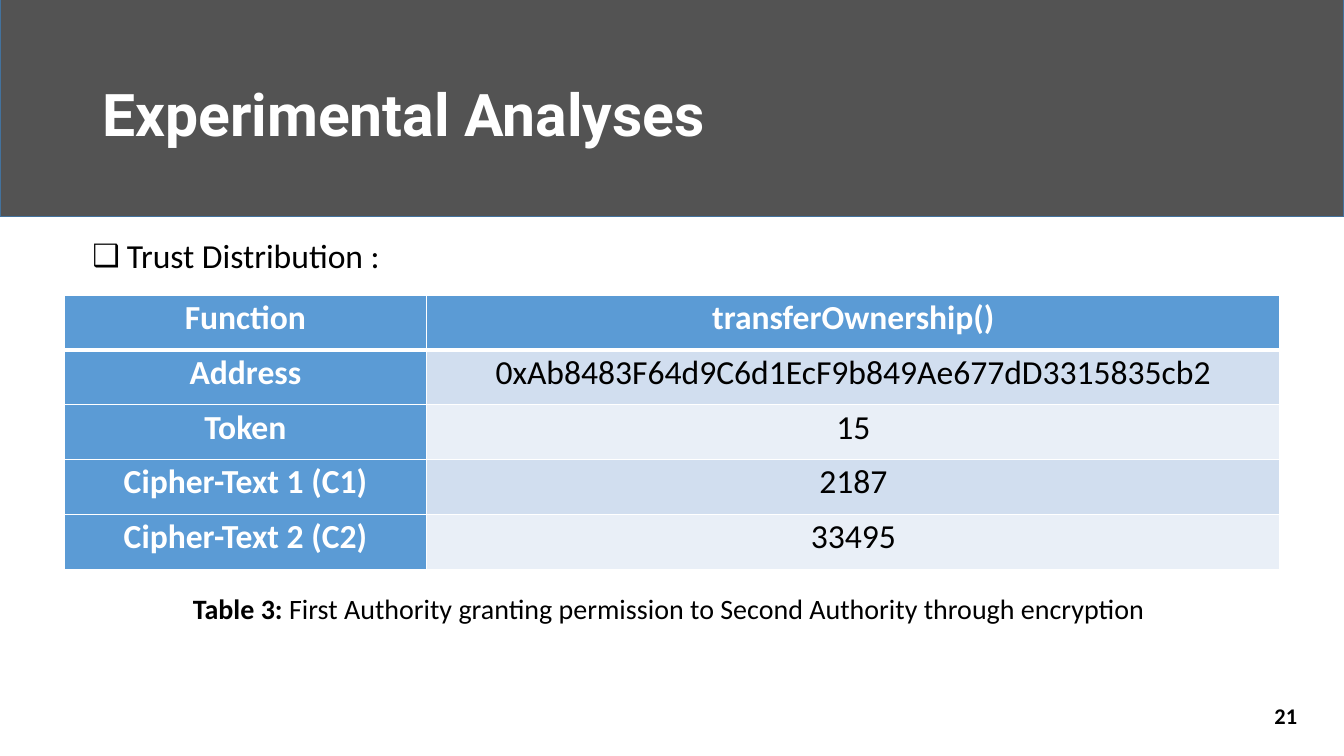
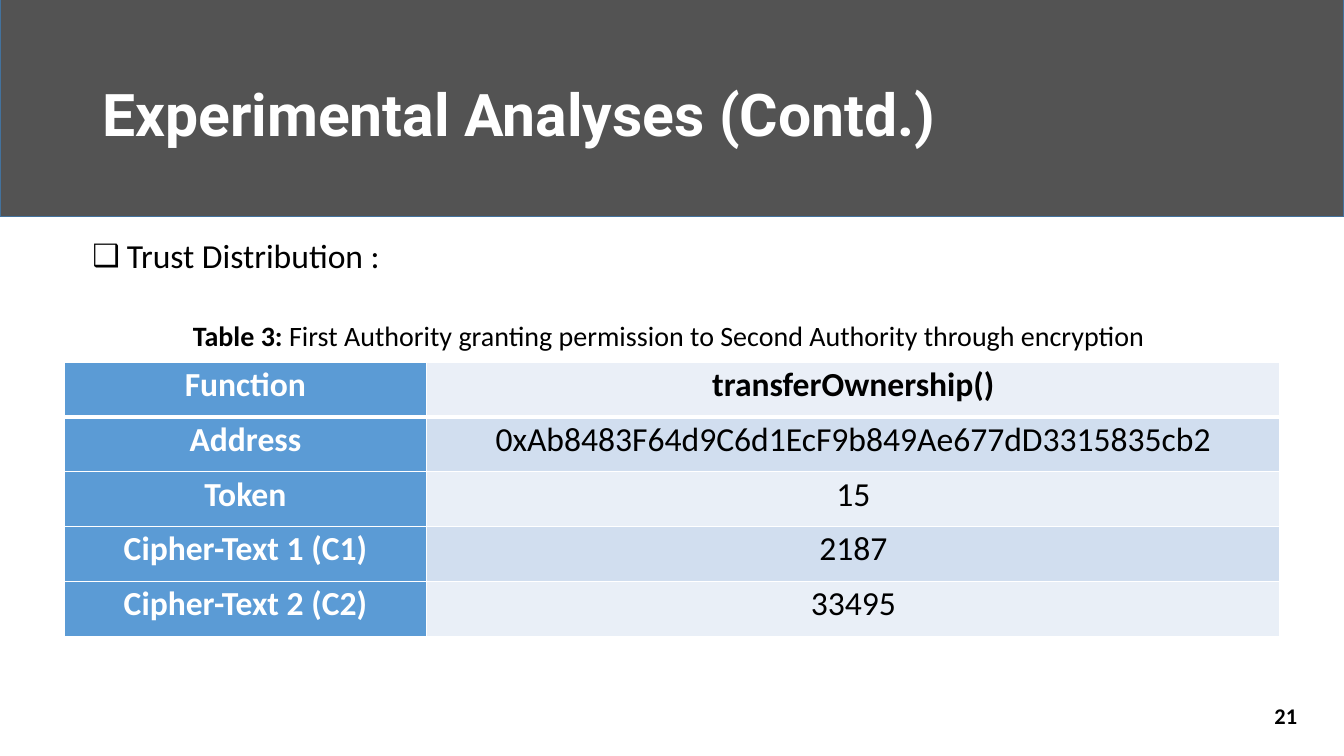
Before and after one commit to Nafi-13/Thesis, a slide deck: slide 21 of 1707013.pptx. Drawn at 1344x756 pixels with LibreOffice and Linux fonts; fonts in the diff are those of the drawing. Boxes give left, top, right and bottom in pixels: in the first picture for what was removed or moved away, otherwise in the second. Text is boxed around its words. In the diff, an @@ line names an element or a change of style, - is before the commit and + after.

```diff
--- a/1707013.pptx
+++ b/1707013.pptx
@@ title at [102, 90, 935, 149]: text changed @@
-Experimental Analyses
+Experimental Analyses (Contd.)
@@ text "Table 3: First Authority granting ...": place and size @@
-text "Table 3: First Authority granting ..." at [193, 599, 1144, 624]
+text "Table 3: First Authority granting ..." at [193, 326, 1144, 351]
@@ table at [65, 362, 1280, 636] @@
@@ fill #5B9BD5 to #EAEFF7 in row 1, column 2 @@
@@ text colour #FFFFFF to #000000 in "transferOwnership()" @@
@@ table: place and size @@
-table at [65, 295, 1280, 570]
+table at [65, 362, 1280, 636]
```
Also in this commit, not shown: 14 other slides changed, 1 other file.
